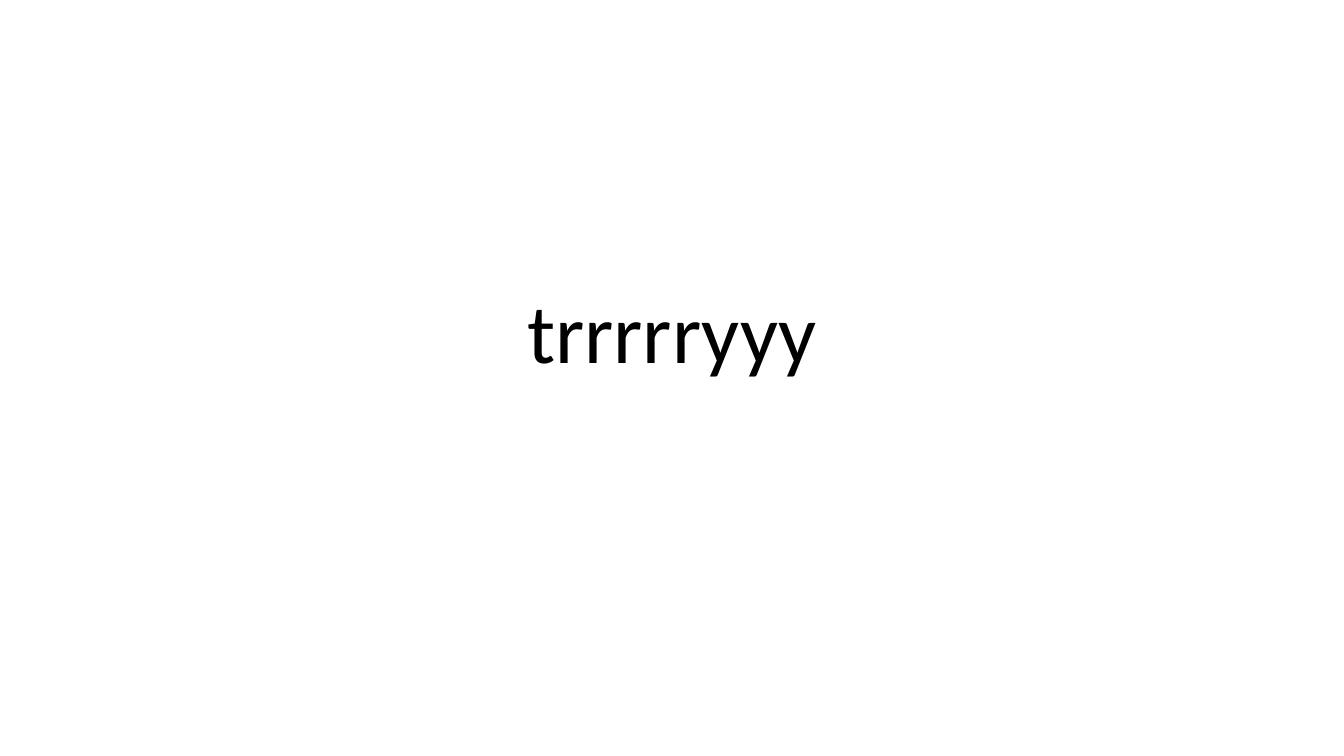
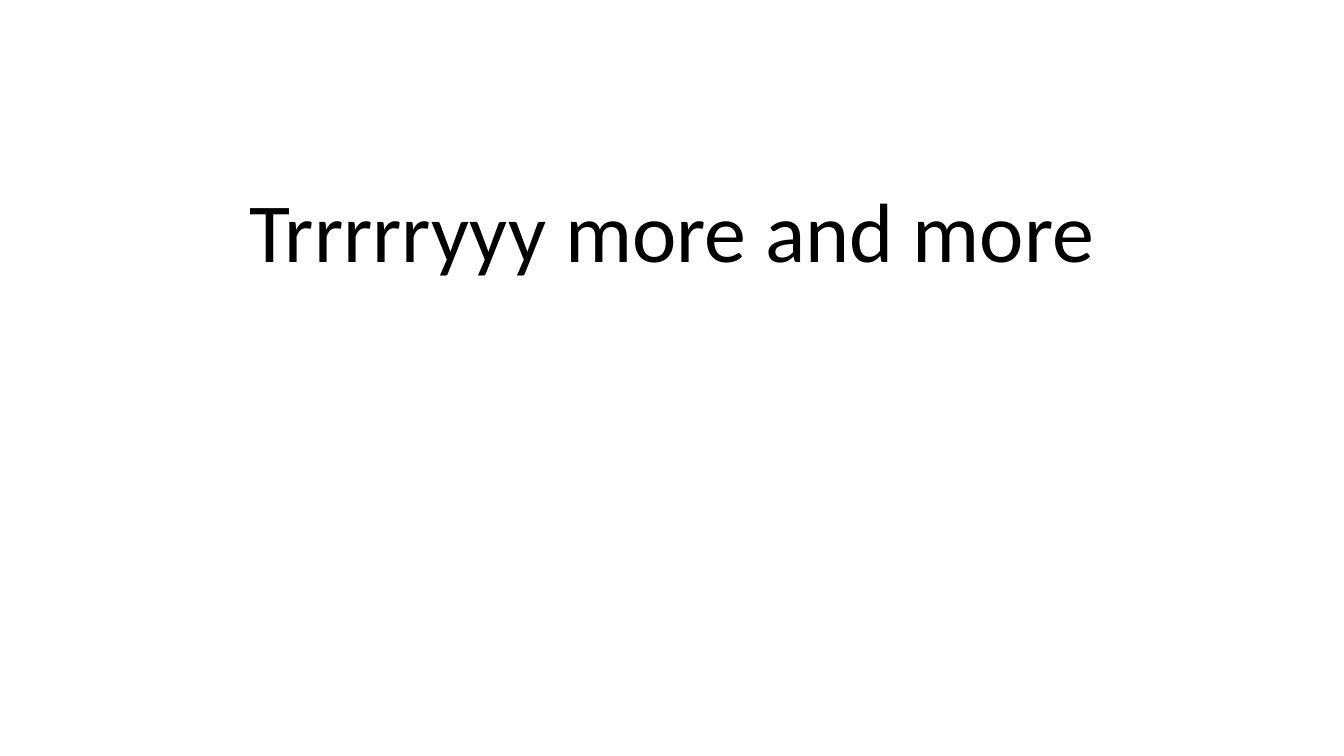
Before and after one commit to mueedkhannafew-del/newgit, a slide deck: slide 1 of b.pptx. Drawn at 1344x756 pixels with LibreOffice and Linux fonts; fonts in the diff are those of the drawing. Boxes give left, top, right and bottom in pixels: in the first picture for what was removed or moved away, otherwise in the second. Text is boxed around its words. In the diff, an @@ line names an element or a change of style, - is before the commit and + after.

Commit message:
Updated ppt file

```diff
--- a/b.pptx
+++ b/b.pptx
@@ title at [249, 203, 1094, 276]: text changed @@
-trrrrryyy
+Trrrrryyy more and more
```
